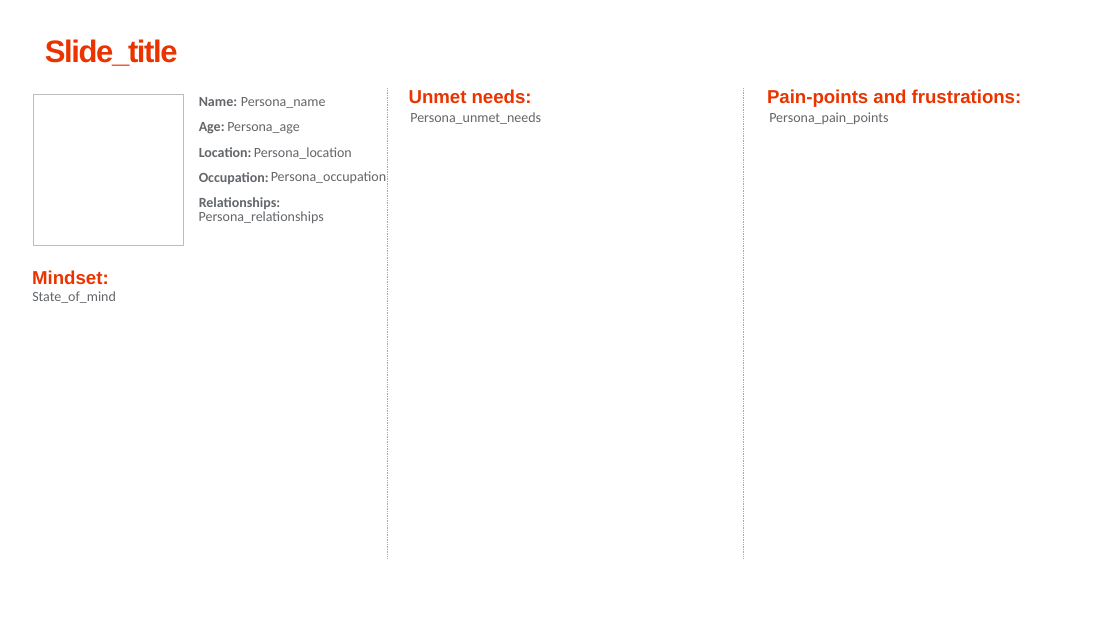
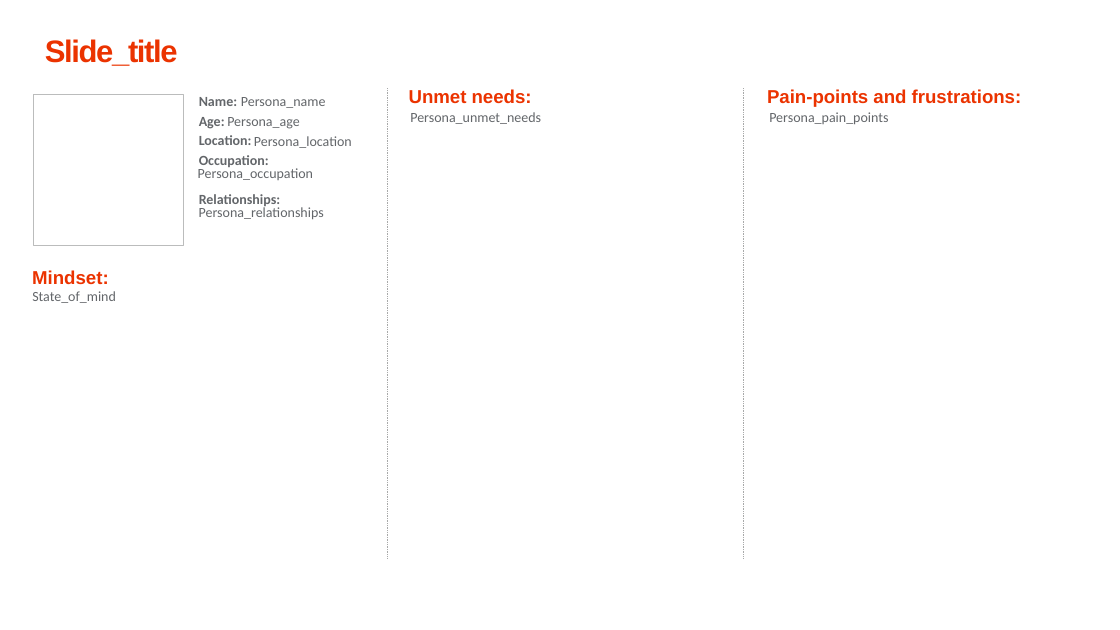
Before and after one commit to xpistos90210/templates, a slide deck: slide 1 of Persona_template.pptx. Drawn at 1120x630 pixels with LibreOffice and Linux fonts; fonts in the diff are those of the drawing. Boxes give left, top, right and bottom in pixels: in the first picture for what was removed or moved away, otherwise in the second. Text is boxed around its words. In the diff, an @@ line names an element or a change of style, - is before the commit and + after.

```diff
--- a/Persona_template.pptx
+++ b/Persona_template.pptx
@@ text "Persona_age": place and size @@
-text "Persona_age" at <box>227,122,299,134</box>
+text "Persona_age" at <box>227,117,299,129</box>
@@ text "Persona_location": place and size @@
-text "Persona_location" at <box>254,147,352,159</box>
+text "Persona_location" at <box>254,136,352,148</box>
@@ text "Persona_occupation": place and size @@
-text "Persona_occupation" at <box>271,171,386,183</box>
+text "Persona_occupation" at <box>198,166,313,180</box>
@@ text "Persona_relationships": place and size @@
-text "Persona_relationships" at <box>199,211,324,223</box>
+text "Persona_relationships" at <box>199,205,324,219</box>
```
